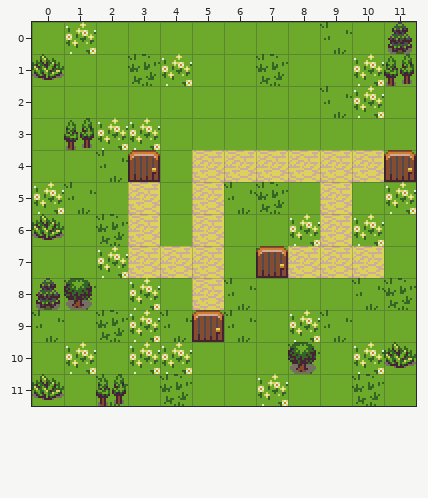
Tiled map, stored at levels/00/level00.tmx. The picture above was drawn from the file before the commit.
Cells are 16x16 px. Shown: x 0..11, y 0..11.
The same view after the edit:
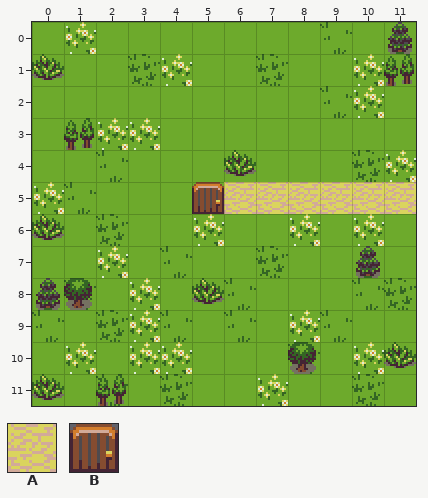
Key: from "basictiles": A 10, B 48.
Objects are placed by their top-left corner, in cells (3,4 is the top-left corner of cell 3,4); size is 1x1 cell unless given.
What changed:
Layer "objectsLevel":
changed: B "hut" at 5,9 -> B "hut" at 5,5
changed: A "road" at 5,6 -> A "road" at 6,5
changed: A "road" at 5,7 -> A "road" at 7,5
changed: A "road" at 5,8 -> A "road" at 8,5
added: A "road" at 10,5
added: A "road" at 11,5
removed: B "hut" at 3,4
removed: A "road" at 8,4
removed: A "road" at 9,4
removed: B "hut" at 11,4
removed: A "road" at 5,4
removed: A "road" at 7,4
removed: A "road" at 6,4
removed: A "road" at 10,4
removed: A "road" at 3,5
removed: A "road" at 5,5
removed: A "road" at 3,6
removed: A "road" at 9,6
removed: A "road" at 3,7
removed: A "road" at 8,7
removed: B "hut" at 7,7
removed: A "road" at 9,7
removed: A "road" at 10,7
removed: A "road" at 4,7
Changed places in both pictures, as pixel boxes (x1, y1, x2, y2):
changed: (128, 150, 416, 342)
